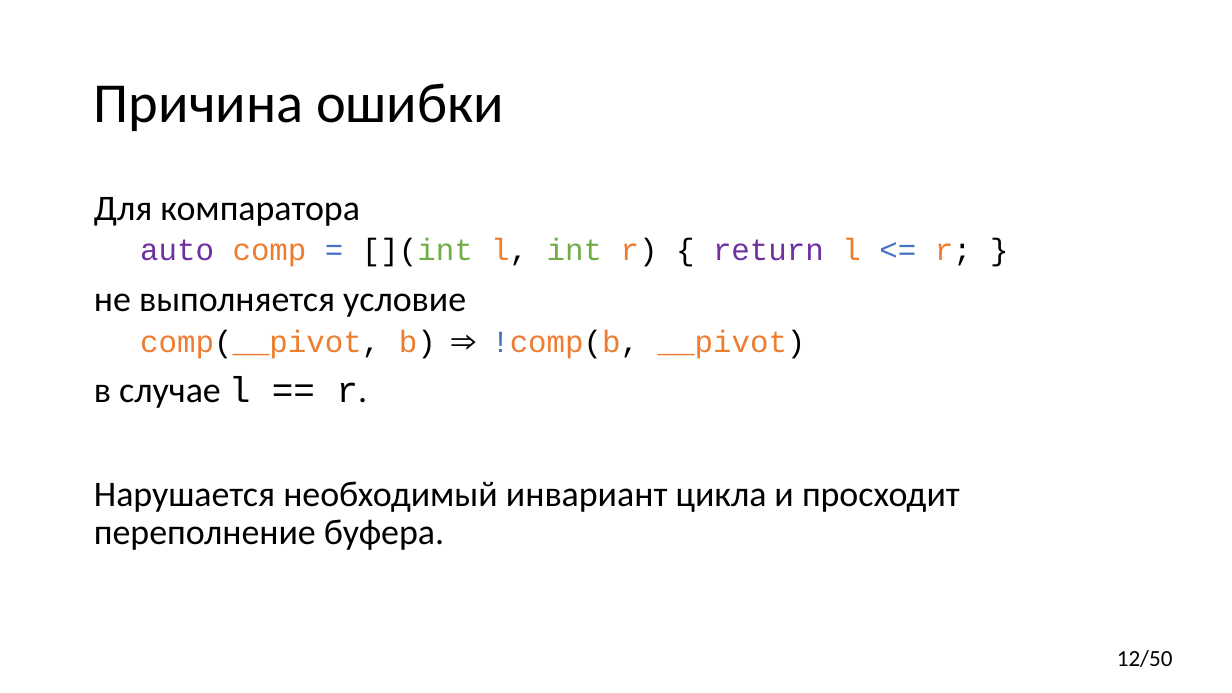
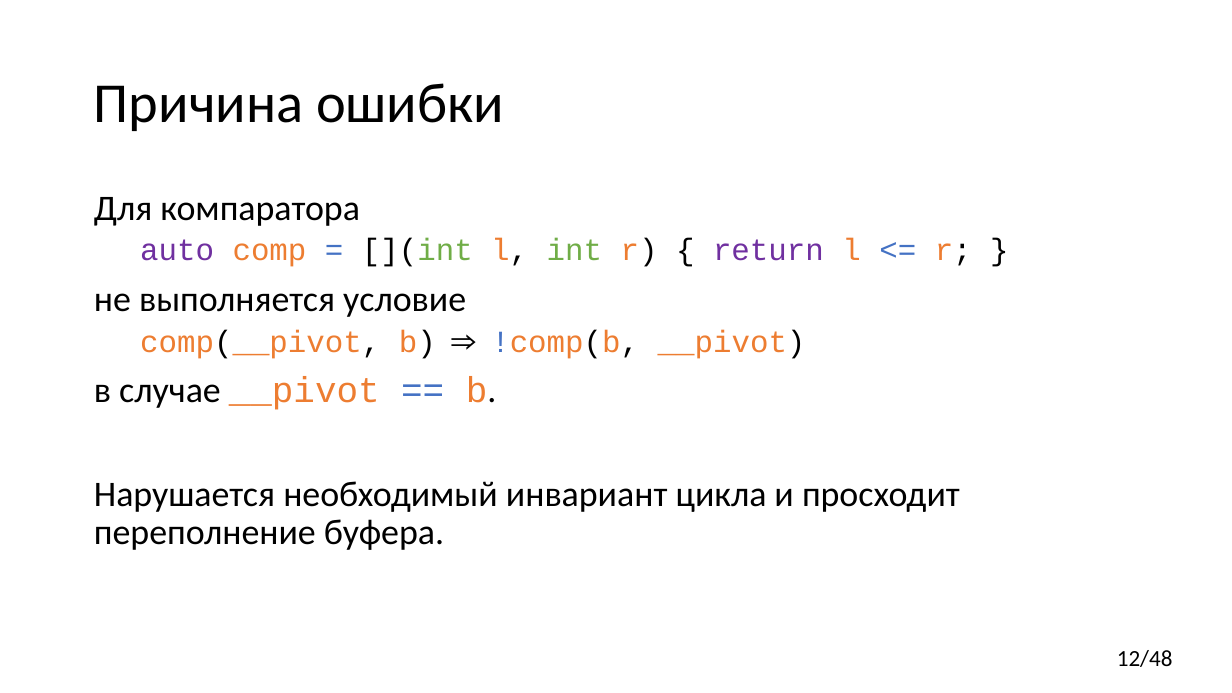
Before and after one commit to yugr/CppRussia, a slide deck: slide 12 of 2023/RU.pptx. Drawn at 1232x693 pixels with LibreOffice and Linux fonts; fonts in the diff are those of the drawing. Boxes give left, top, right and bottom in pixels: in the first picture for what was removed or moved away, otherwise in the second. Text is boxed around its words. In the diff, an @@ line names an element or a change of style, - is before the commit and + after.

```diff
--- a/2023/RU.pptx
+++ b/2023/RU.pptx
@@ text at [94,377,497,410]: text changed; font Calibri to Courier New @@
-в случае l == r.
+в случае __pivot == b.
@@ page number at [1117,650,1173,667]: text changed @@
-12/50
+12/48
```
Also in this commit, not shown: 15 other slides changed, 1 other file.
